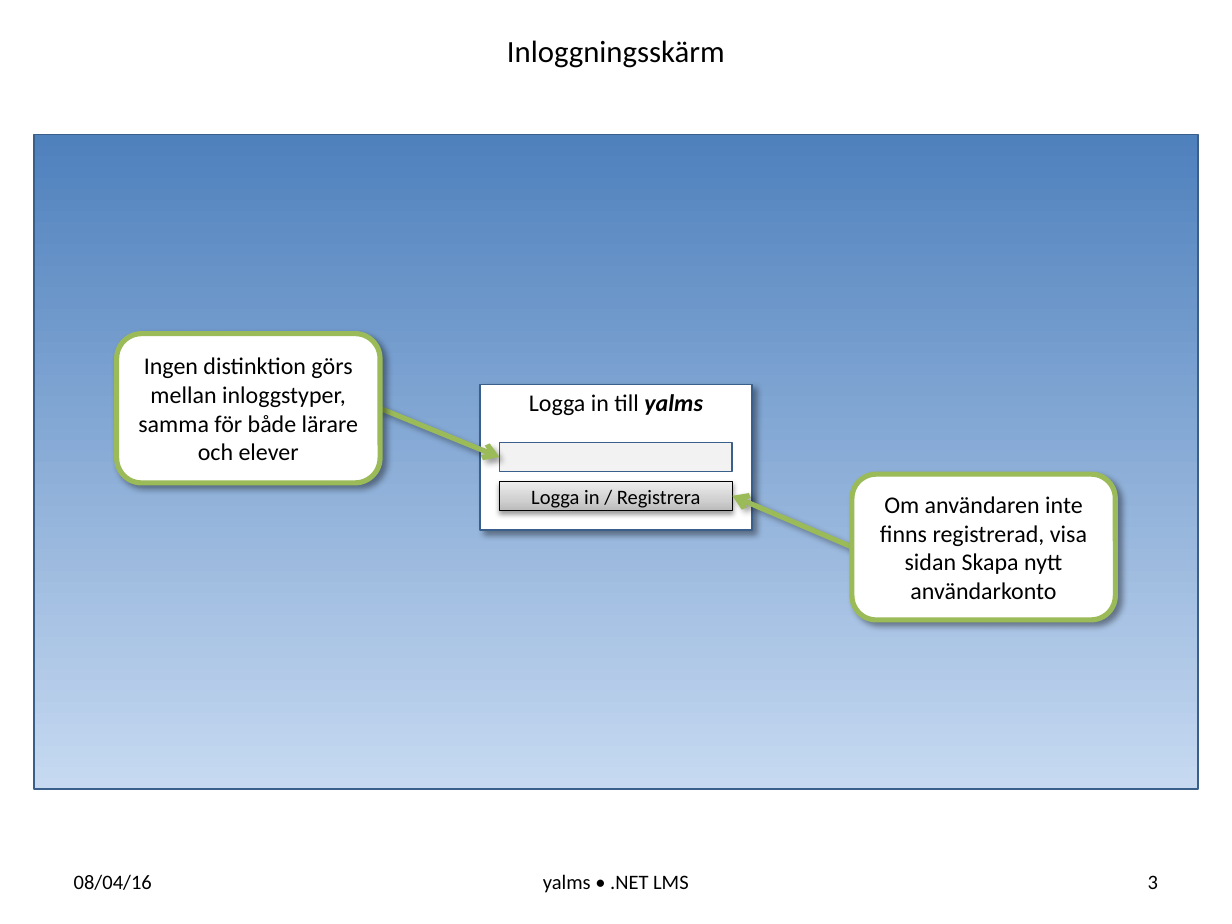
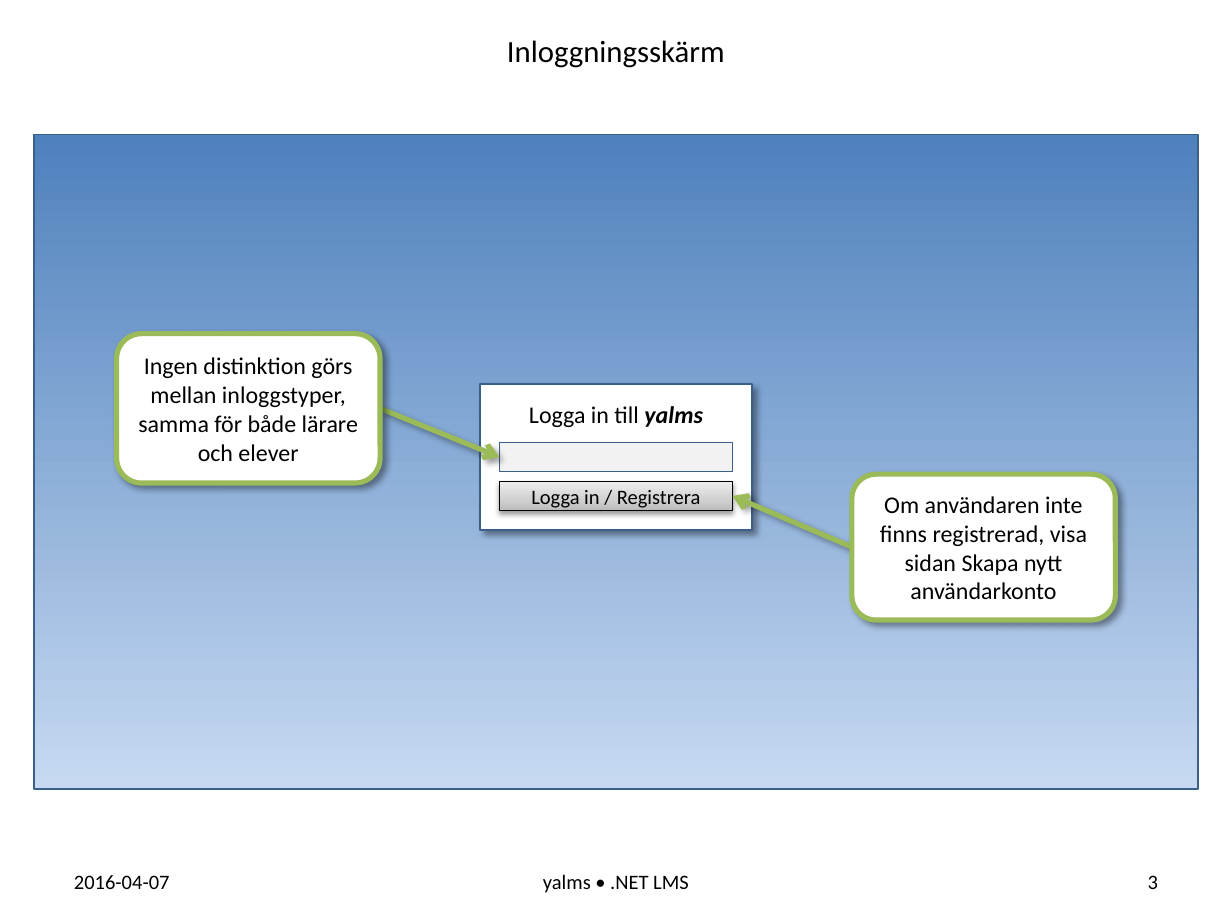
Before and after one commit to sc-elev/yalms, a slide deck: slide 3 of doc/Presentation_yalms.pptx. Drawn at 1232x924 pixels with LibreOffice and Linux fonts; fonts in the diff are those of the drawing. Boxes give left, top, right and bottom in pixels: in the first picture for what was removed or moved away, otherwise in the second. Text is boxed around its words. In the diff, an @@ line names an element or a change of style, - is before the commit and + after.

```diff
--- a/doc/Presentation_yalms.pptx
+++ b/doc/Presentation_yalms.pptx
@@ rectangle at <box>34,134,1199,788</box>: outline #3A5F8C 0.99 pt to #3A5F8C 1 pt @@
@@ rounded rectangle "Ingen distinktion görs mellan inloggstyper, ..." at <box>117,334,381,483</box>: proportions changed @@
@@ rectangle "Logga in till yalms" at <box>480,384,752,530</box>: outline #3A5F8C 0.99 pt to #3A5F8C 1 pt @@
@@ text at <box>74,875,170,889</box>: text changed @@
-08/04/16
+2016-04-07
```
Also in this commit, not shown: 20 other slides changed, 4 slides removed.
